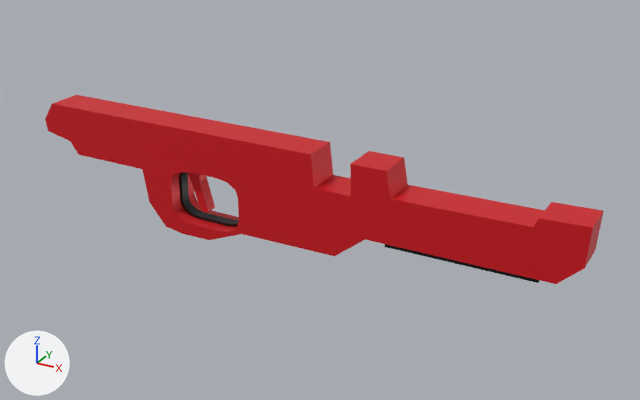
Before and after pictures for a commit that changed the FBX model Quartermaster/Assets/Models/FBX/pistol.fbx.
Camera for both pictures: a camera (50 mm lens) standing at (4.18, -6.52, 3.21) and looking at (0.41, 0.34, -0.21). Every picture has the same lights, and +X, +Y and +Z are marked at lower left. Where no turn or scale is listed for an object, it has been applied to the vertices.

The first picture shows 'pistol'.
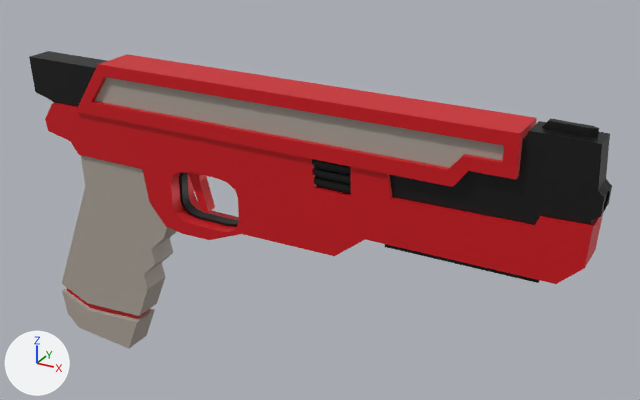
Changed parts and their boxes [x1, y1, x2, y2] in the pictures (640 x 400 px):
'slide', added: after [76, 54, 537, 187]
    faces in mat_gun_red (red #de1822): [76, 54, 537, 187]
    faces in mat_gun_stock (grey #ada49a): [95, 77, 504, 168]
'underbarrel', added (black): after [29, 51, 612, 225]
'grip', added: after [62, 155, 177, 349]
    faces in mat_gun_stock (grey #ada49a): [62, 155, 177, 349]
    faces in mat_gun_red (red #de1822): [67, 288, 150, 319]
'inner_tab', added (black): after [312, 159, 351, 194]

What changed in the scene script:
```text
Add mat_gun_stock:
    mat_gun_stock = principled_material('gun_stock')
    mat_gun_stock.base_color = (0.418, 0.371, 0.323)  # grey #ada49a
Add me_plane_009:
    me_plane_009.from_pydata(...)  # 100 vertices, 72 faces; spans x -4.09..1.75, y -0.13..0.14, z -0.34..0.52
    me_plane_009.materials.append(mat_gun_metal)  # black #303030
Add me_plane_001:
    me_plane_001.from_pydata(...)  # 84 vertices, 73 faces; spans x -0.97..0.64, y -0.15..0.15, z -1.15..1.11
    # faces by material slot: [6, 67]
    me_plane_001.materials.append(mat_gun_red)  # red #de1822
    me_plane_001.materials.append(mat_gun_stock)  # grey #ada49a
Add me_plane_010:
    me_plane_010.from_pydata(...)  # 60 vertices, 58 faces; spans x -0.467..0.464, y -0.175..0.175, z -0.215..0.121
    me_plane_010.materials.append(mat_gun_metal)  # black #303030
Add me_cube_059:
    me_cube_059.from_pydata(...)  # 36 vertices, 32 faces; spans x -2.94..1.6, y -0.22..0.22, z -0.24..0.3
    # faces by material slot: [30, 2]
    me_cube_059.materials.append(mat_gun_red)  # red #de1822
    me_cube_059.materials.append(mat_gun_stock)  # grey #ada49a
Add ob_underbarrel:
    ob_underbarrel = bpy.data.objects.new('underbarrel', me_plane_009)
    ob_underbarrel.location = (1.351, -0.002, 0.528)
Add ob_grip:
    ob_grip = bpy.data.objects.new('grip', me_plane_001)
    ob_grip.location = (-1.722, 0.004, -1.161)
Add ob_inner_tab:
    ob_inner_tab = bpy.data.objects.new('inner_tab', me_plane_010)
    ob_inner_tab.location = (0.815, 0.004, 0.354)
Add ob_slide:
    ob_slide = bpy.data.objects.new('slide', me_cube_059)
    ob_slide.location = (0.838, 0.004, 0.674)
```
